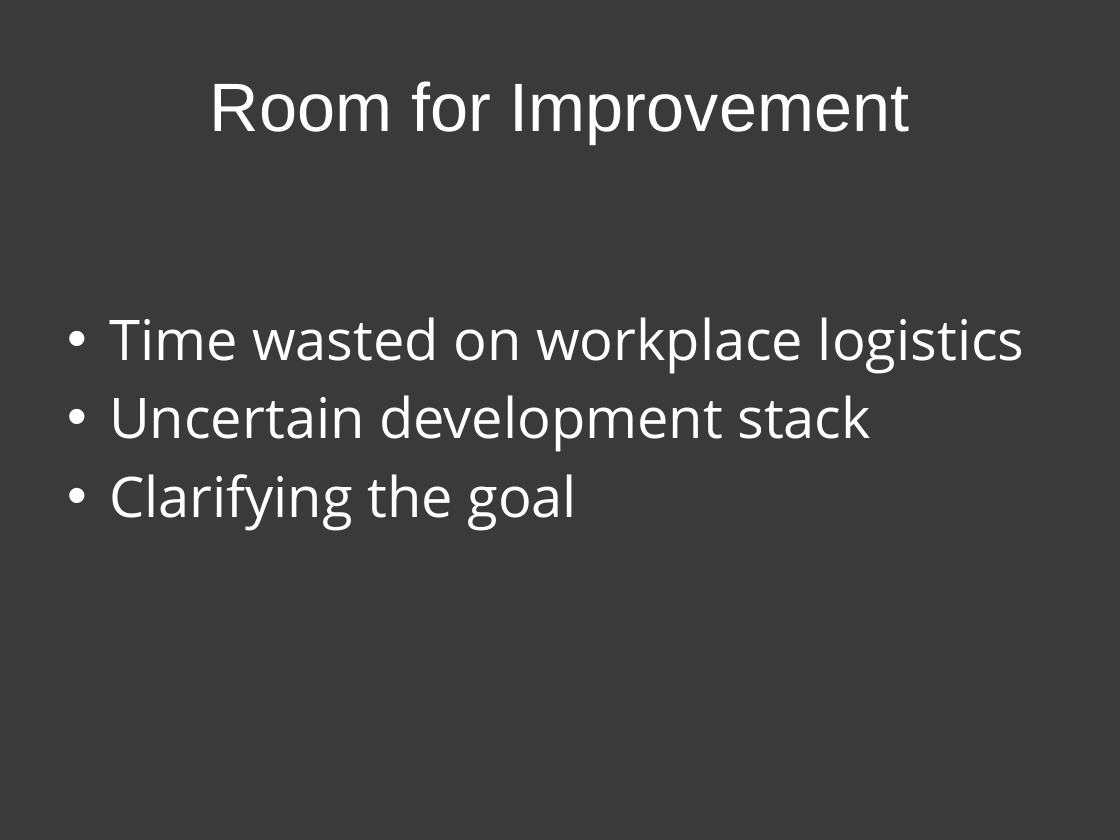
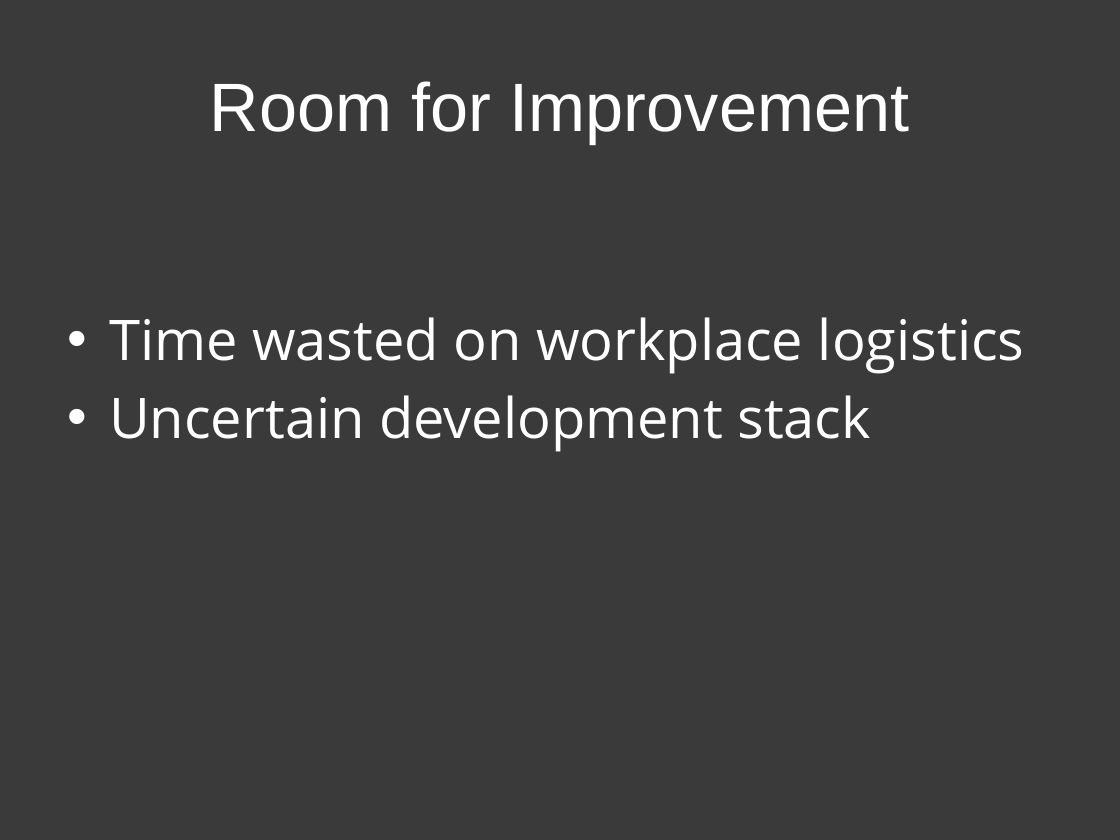
Before and after one commit to patik/code-sprint, a slide deck: slide 13 of code-sprint.pptx. Drawn at 1120x840 pixels with LibreOffice and Linux fonts; fonts in the diff are those of the drawing. Boxes give left, top, right and bottom in pixels: in the first picture for what was removed or moved away, otherwise in the second. Text is boxed around its words. In the diff, an @@ line names an element or a change of style, - is before the commit and + after.

```diff
--- a/code-sprint.pptx
+++ b/code-sprint.pptx
@@ text at (x1=109, y1=474, x2=577, y2=531): paragraph removed @@
-• Clarifying the goal
```
Also in this commit, not shown: 8 other slides changed, 1 other file.
